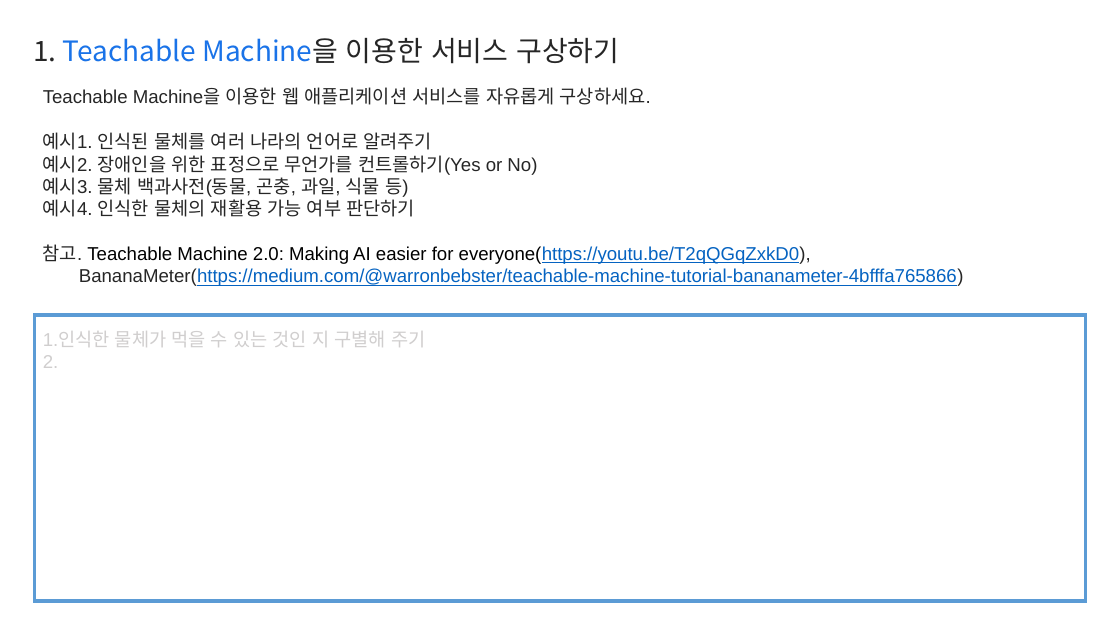
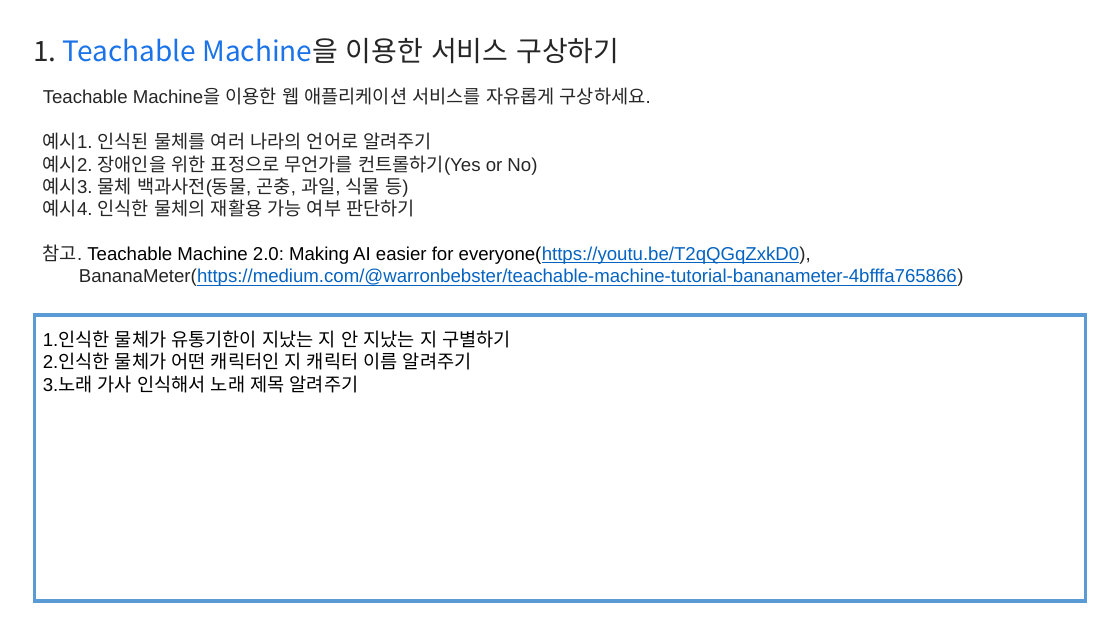
Before and after one commit to YANGGAIN/learn-teachable-machine, a slide deck: slide 2 of Report.pptx. Drawn at 1120x630 pixels with LibreOffice and Linux fonts; fonts in the diff are those of the drawing. Boxes give left, top, right and bottom in pixels: in the first picture for what was removed or moved away, otherwise in the second. Text is boxed around its words. In the diff, an @@ line names an element or a change of style, - is before the commit and + after.

```diff
--- a/Report.pptx
+++ b/Report.pptx
@@ text at [43, 330, 510, 393]: text changed; text colour #D0CECE to #000000 @@
-1.인식한 물체가 먹을 수 있는 것인 지 구별해 주기
-2.
+1.인식한 물체가 유통기한이 지났는 지 안 지났는 지 구별하기
+2.인식한 물체가 어떤 캐릭터인 지 캐릭터 이름 알려주기
+3.노래 가사 인식해서 노래 제목 알려주기
```
Also in this commit, not shown: 1 other slide changed, 4 other files.
